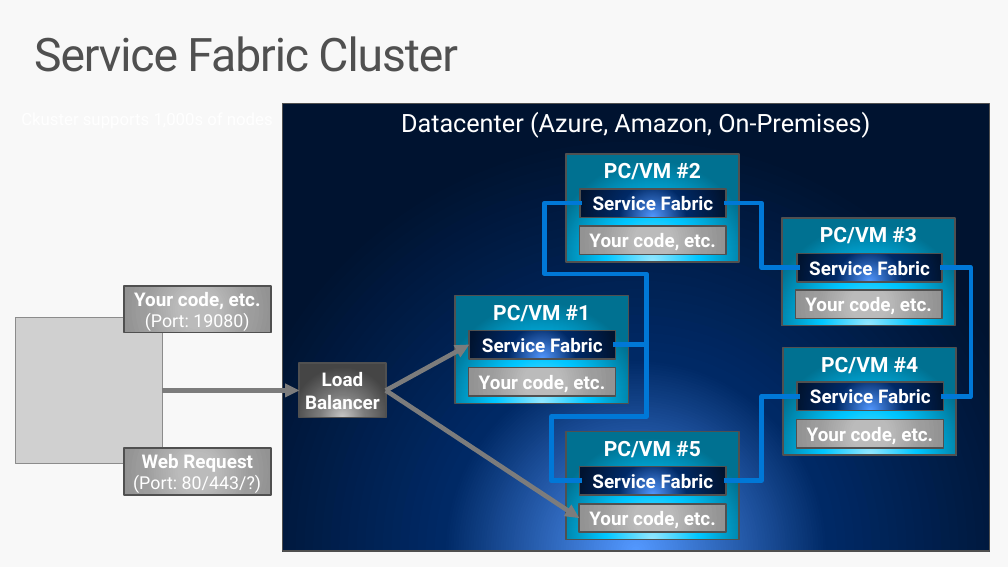
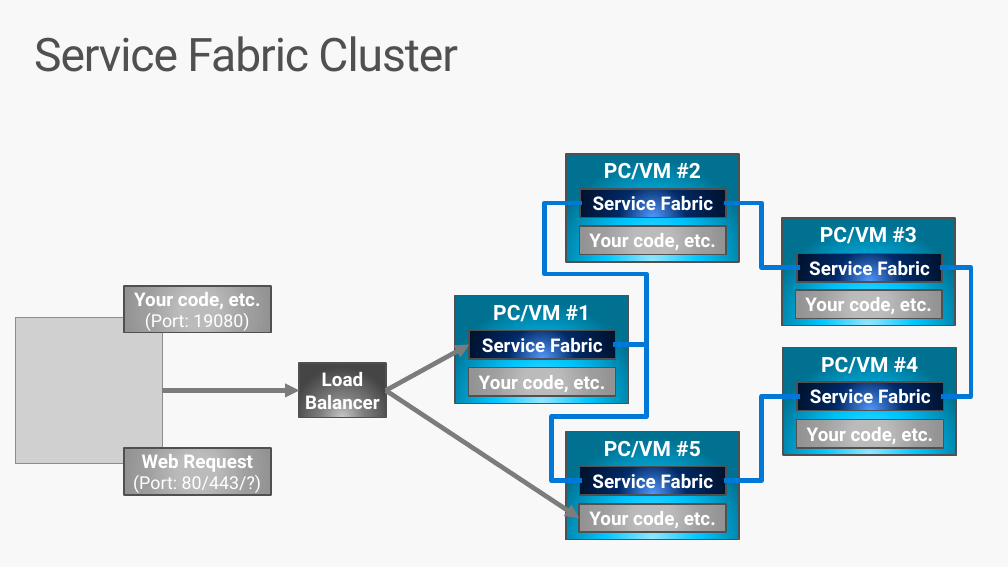
Before and after one commit to brentstineman/PersonalStuff, a slide deck: slide 11 of Presentations/Service Fabric/ServiceFabric Introduction.pptx. Drawn at 1008x567 pixels with LibreOffice and Linux fonts; fonts in the diff are those of the drawing; grey boxes stand for pictures. Boxes give left, top, right and bottom in pixels: in the first picture for what was removed or moved away, otherwise in the second. Text is boxed around its words. In the diff, an @@ line names an element or a change of style, - is before the commit and + after.

```diff
--- a/Presentations/Service Fabric/ServiceFabric Introduction.pptx
+++ b/Presentations/Service Fabric/ServiceFabric Introduction.pptx
@@ rectangle removed at [282, 104, 989, 551] @@
-Datacenter (Azure, Amazon, On-Premises)
```
Also in this commit, not shown: 9 other slides changed, 7 slides added, 3 slides removed.
